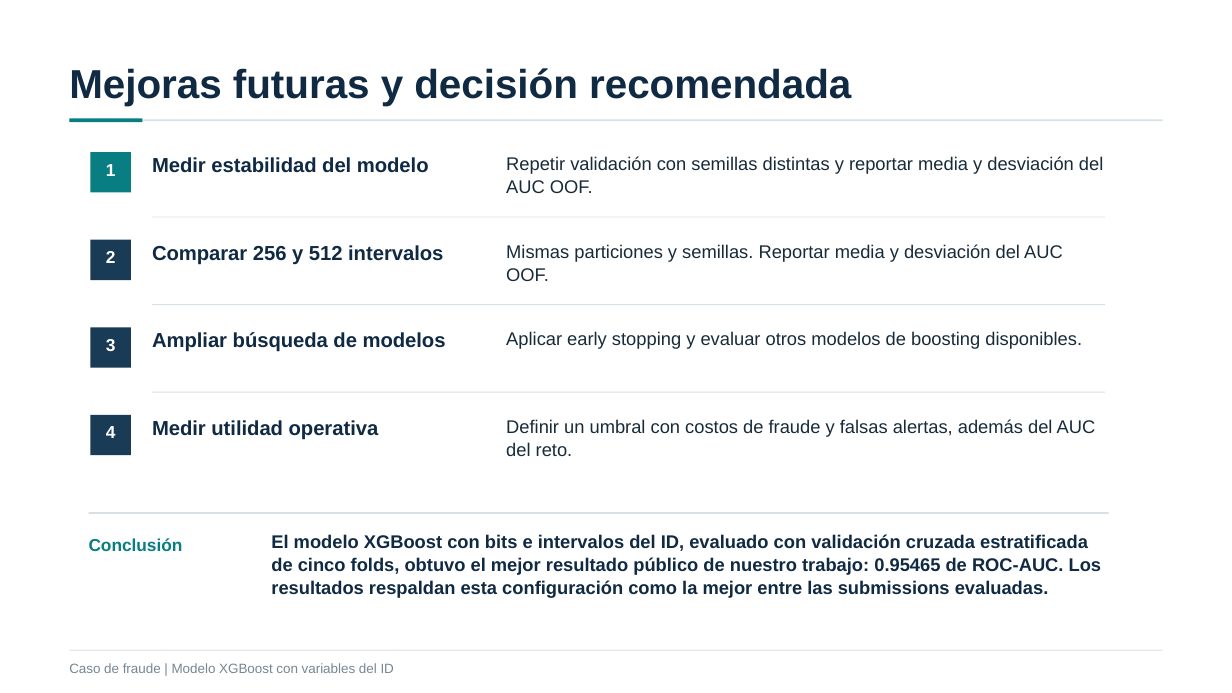
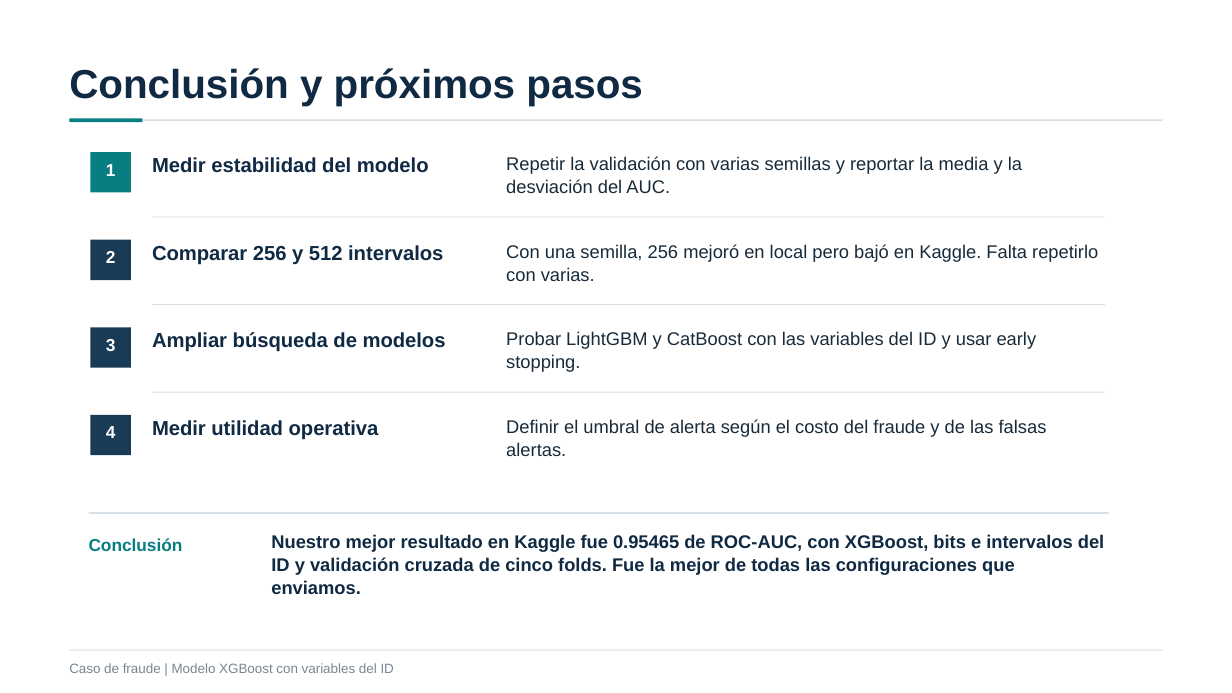
Before and after one commit to adrianfelipe812/deteccion-fraude-xgboost, a slide deck: slide 11 of presentacion/Analisis_Deteccion_Fraude_Entrega.pptx. Drawn at 1232x693 pixels with LibreOffice and Linux fonts; fonts in the diff are those of the drawing. Boxes give left, top, right and bottom in pixels: in the first picture for what was removed or moved away, otherwise in the second. Text is boxed around its words. In the diff, an @@ line names an element or a change of style, - is before the commit and + after.

```diff
--- a/presentacion/Analisis_Deteccion_Fraude_Entrega.pptx
+++ b/presentacion/Analisis_Deteccion_Fraude_Entrega.pptx
@@ text at <box>69,68,643,106</box>: text changed @@
-Mejoras futuras y decisión recomendada
+Conclusión y próximos pasos
@@ text at <box>506,156,1022,193</box>: text changed @@
-Repetir validación con semillas distintas y reportar media y desviación del AUC OOF.
+Repetir la validación con varias semillas y reportar la media y la desviación del AUC.
@@ text at <box>506,244,1098,281</box>: text changed @@
-Mismas particiones y semillas. Reportar media y desviación del AUC OOF.
+Con una semilla, 256 mejoró en local pero bajó en Kaggle. Falta repetirlo con varias.
@@ text at <box>506,331,1037,372</box>: text changed @@
-Aplicar early stopping y evaluar otros modelos de boosting disponibles.
+Probar LightGBM y CatBoost con las variables del ID y usar early stopping.
@@ text at <box>506,419,1047,456</box>: text changed @@
-Definir un umbral con costos de fraude y falsas alertas, además del AUC del reto.
+Definir el umbral de alerta según el costo del fraude y de las falsas alertas.
@@ text at <box>271,534,1104,594</box>: text changed @@
-El modelo XGBoost con bits e intervalos del ID, evaluado con validación cruzada estratificada de cinco folds, obtuvo el mejor resultado público de nuestro trabajo: 0.95465 de ROC-AUC. Los resultados respaldan esta configuración como la mejor entre las submissions evaluadas.
+Nuestro mejor resultado en Kaggle fue 0.95465 de ROC-AUC, con XGBoost, bits e intervalos del ID y validación cruzada de cinco folds. Fue la mejor de todas las configuraciones que enviamos.
```
Also in this commit, not shown: 8 other slides changed.
